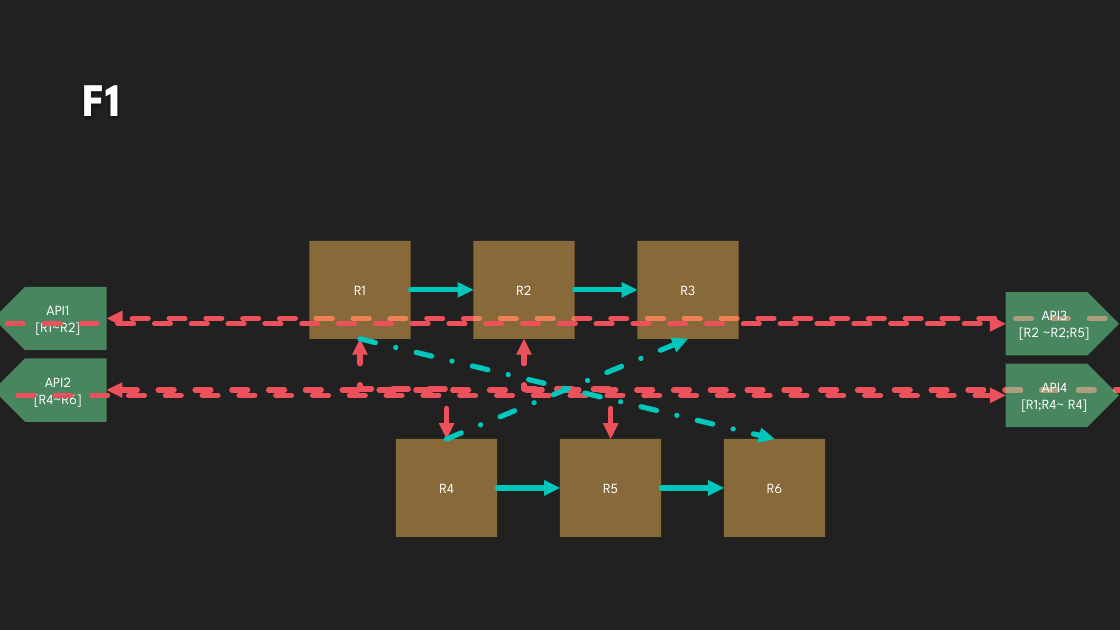
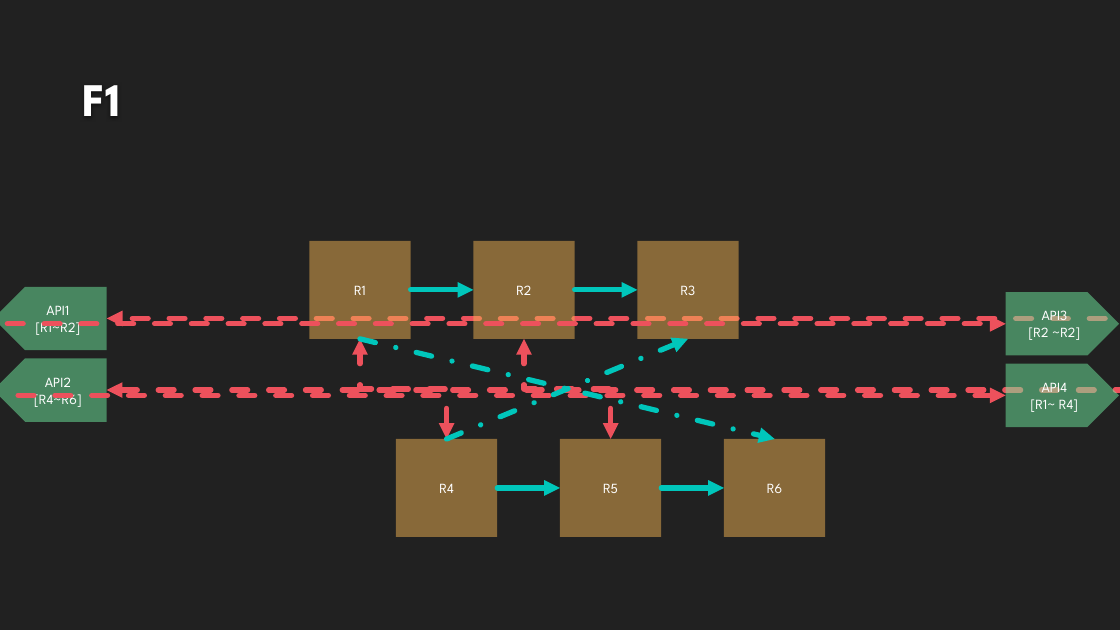
Before and after one commit to DualsoftDev/ds, a slide deck: slide 2 of DsDotNet/src/UnitTest/UnitTest.Model/ImportOfficeExample/ppt/T4_Api.pptx. Drawn at 1120x630 pixels with LibreOffice and Linux fonts; fonts in the diff are those of the drawing; background and template pictures are left out. Boxes give left, top, right and bottom in pixels: in the first picture for what was removed or moved away, otherwise in the second. Text is boxed around its words. In the diff, an @@ line names an element or a change of style, - is before the commit and + after.

```diff
--- a/DsDotNet/src/UnitTest/UnitTest.Model/ImportOfficeExample/ppt/T4_Api.pptx
+++ b/DsDotNet/src/UnitTest/UnitTest.Model/ImportOfficeExample/ppt/T4_Api.pptx
@@ text in pentagon arrow at <box>1029,327,1080,340</box>: text changed @@
-[R2 ~R2;R5]
+[R2 ~R2]
@@ text in pentagon arrow at <box>1031,399,1078,412</box>: text changed @@
-[R1;R4~ R4]
+[R1~ R4]
```
Also in this commit, not shown: 1 slide removed, 15 other files.
